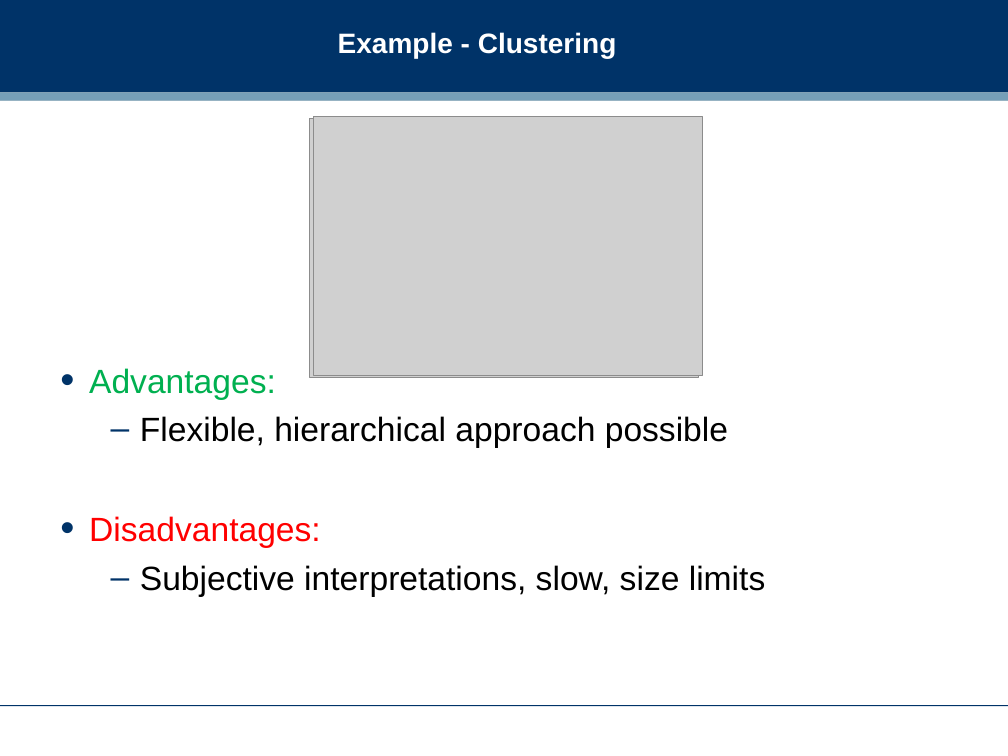
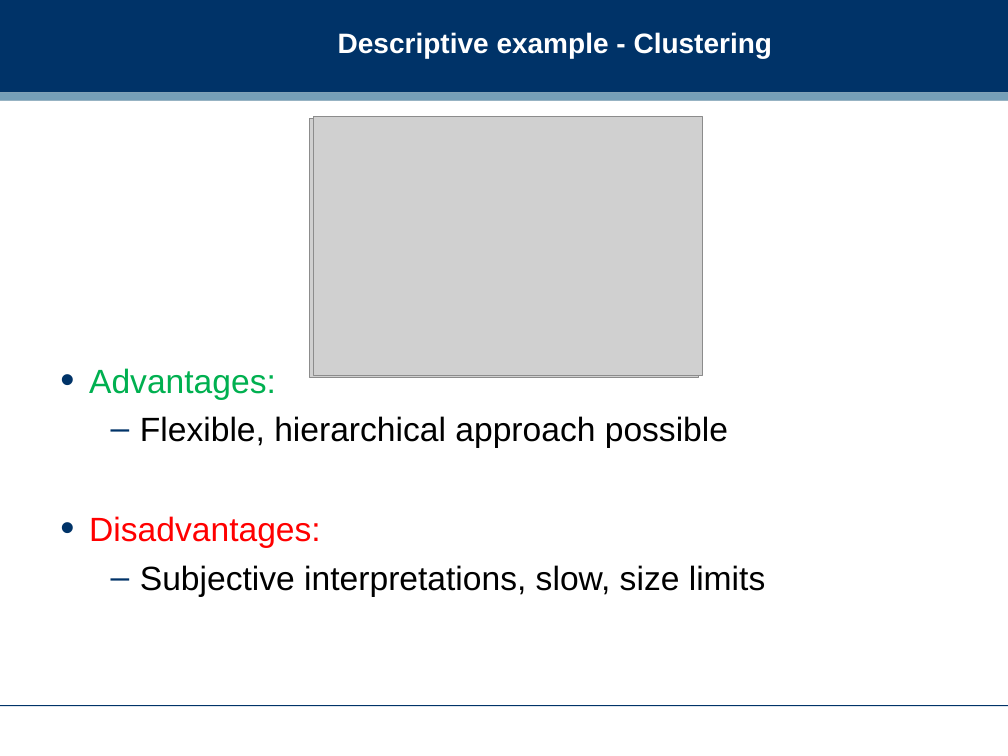
Before and after one commit to dreamind/ix, a slide deck: slide 23 of lectures/making-sense-data/analysis.ppt. Drawn at 1008x756 pixels with LibreOffice and Linux fonts; fonts in the diff are those of the drawing; grey boxes stand for pictures; background and template pictures are left out. Boxes give left, top, right and bottom in pixels: in the first picture for what was removed or moved away, otherwise in the second. Text is boxed around its words. In the diff, an @@ line names an element or a change of style, - is before the commit and + after.

```diff
--- a/lectures/making-sense-data/analysis.ppt
+++ b/lectures/making-sense-data/analysis.ppt
@@ title at box(338, 32, 772, 58): text changed @@
-Example - Clustering
+Descriptive example - Clustering
```
Also in this commit, not shown: 7 other slides changed, 1 slide added, 2 other files.
